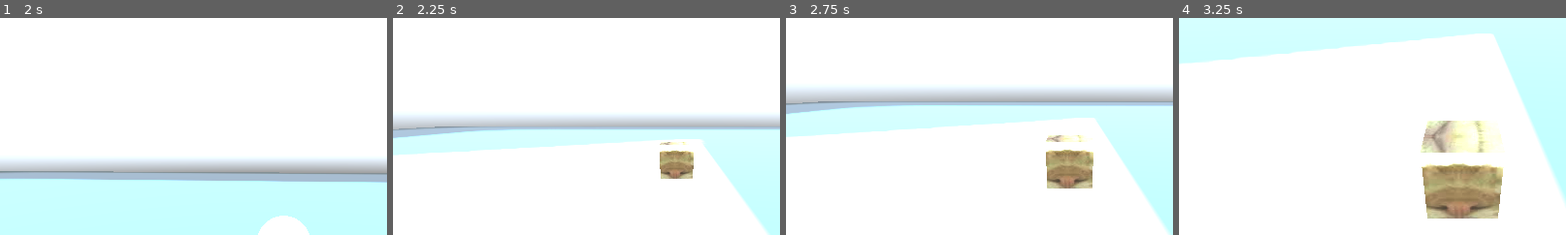
Above: before the commit, frames 1-4 (left to right).
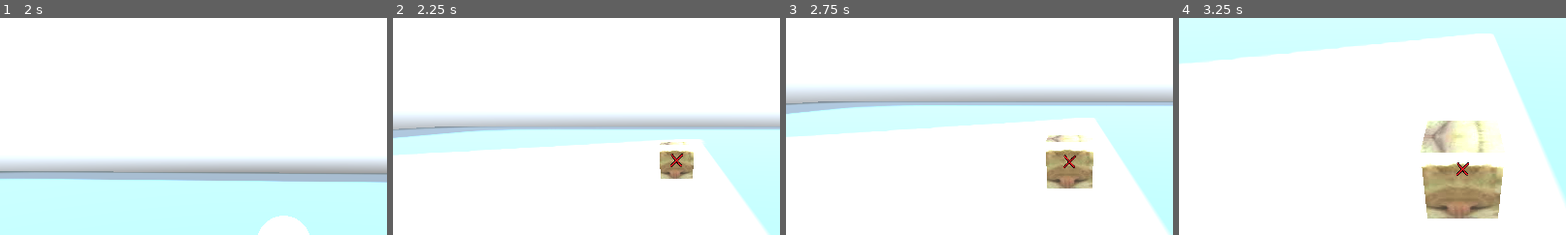
Above: after the commit, the same moments.

Repository: tabyrocket/rat-souls
Game: Godot game, scene res://scenes/test_scene.tscn
Two runs of this game, one before a commit and one after it. Both use one fixed random seed, a clock stepped at 60 frames per second and the inputs below. The engine's default icon, where the game draws it, is replaced by a stand-in: a white triangle on a blue panel in a dark square. A sky picture missing from this copy of the repository is replaced by a grey-blue gradient.
Inputs (mouse positions are % of the whole screen's width and height, from its top left):
- Up to frame 1 (2 s): move the mouse to (55, 50) at 0.52 s; hold W (move_forward) from 0.53 s (still down); click (55, 50) at 0.6 s; move the mouse to (45, 50) at 1.27 s; tap Space (dodge) at 1.35 s
- Up to frame 2 (2.25 s): keep holding W (move_forward); move the mouse to (52, 48) at 2.02 s; tap Q (lock_on) at 2.1 s
- Up to frame 3 (2.75 s): keep holding W (move_forward)
- Up to frame 4 (3.25 s): keep holding W (move_forward); move the mouse to (49, 52) at 2.77 s; click (49, 52) at 2.85 s
The pictures show only the part of the screen within x 13-63%, y 0-50%; the shares and areas given below are measured in that part.

Frame 1 is identical in both runs. In frame 2, 0.1% of the frame differs, in the area x 71-75%, y 62-69%; in frame 3, less than 0.1%; in frame 4, 0.1%.

Commit message:
Target indicator for lock-on

Diff:
--- a/rat-souls/characters/player/player.gd
+++ b/rat-souls/characters/player/player.gd
@@ -138,6 +138,16 @@
 	return is_locked_on and is_instance_valid(lock_target)
 
 
+func has_lock_target() -> bool:
+	return _has_lock_target()
+
+
+func get_lock_target() -> Node3D:
+	if _has_lock_target():
+		return lock_target
+	return null
+
+
 func find_lock_target() -> Node3D:
 	var enemies: Array = get_tree().get_nodes_in_group("enemy")
 
--- a/rat-souls/scenes/test_scene.tscn
+++ b/rat-souls/scenes/test_scene.tscn
@@ -5,6 +5,7 @@
 [ext_resource type="Texture2D" uid="uid://dk7pyoxf07ucc" path="res://icon.svg" id="2_nd71p"]
 [ext_resource type="AudioStream" uid="uid://coynmlws2v3om" path="res://assets/sound/bgm/challenge_music.mp3" id="4_7ddre"]
 [ext_resource type="PackedScene" uid="uid://dn2gm5k3ab7b1" path="res://characters/enemies/cat_enemy.tscn" id="5_qjeyg"]
+[ext_resource type="PackedScene" uid="uid://jnkio4dvpi3" path="res://ui/ui.tscn" id="6_3qnke"]
 
 [sub_resource type="StandardMaterial3D" id="StandardMaterial3D_7ddre"]
 albedo_texture = ExtResource("2_nd71p")
@@ -47,3 +48,5 @@
 
 [node name="CatEnemy" parent="." unique_id=1927594226 instance=ExtResource("5_qjeyg")]
 transform = Transform3D(2, 0, 0, 0, 2, 0, 0, 0, 2, -0.07328606, 1.1250005, 12.388373)
+
+[node name="UI" parent="." unique_id=855579192 instance=ExtResource("6_3qnke")]
--- /dev/null
+++ b/rat-souls/ui/ui.gd
@@ -0,0 +1,34 @@
+extends CanvasLayer
+
+@onready var target_indicator: TextureRect = $target_indicator
+
+var player: Node = null
+
+
+func _ready() -> void:
+	player = get_tree().get_first_node_in_group("player")
+	target_indicator.hide()
+
+
+func _process(_delta: float) -> void:
+	if player == null or not is_instance_valid(player):
+		target_indicator.hide()
+		return
+
+	if not player.has_method("get_lock_target"):
+		target_indicator.hide()
+		return
+
+	var locked_enemy: Node3D = player.get_lock_target()
+	if locked_enemy == null or not is_instance_valid(locked_enemy):
+		target_indicator.hide()
+		return
+
+	var camera: Camera3D = get_viewport().get_camera_3d()
+	if camera == null or camera.is_position_behind(locked_enemy.global_position):
+		target_indicator.hide()
+		return
+
+	var screen_pos: Vector2 = camera.unproject_position(locked_enemy.global_position)
+	target_indicator.global_position = screen_pos - (target_indicator.size * 0.5)
+	target_indicator.show()
--- /dev/null
+++ b/rat-souls/ui/ui.tscn
@@ -0,0 +1,13 @@
+[gd_scene format=3 uid="uid://jnkio4dvpi3"]
+
+[ext_resource type="Script" uid="uid://bbukh0pkuh5gf" path="res://ui/ui.gd" id="1_ks8t7"]
+[ext_resource type="Texture2D" uid="uid://h5pjijcmj8xc" path="res://assets/x.png" id="1_nb4k0"]
+
+[node name="UI" type="CanvasLayer" unique_id=855579192]
+script = ExtResource("1_ks8t7")
+
+[node name="target_indicator" type="TextureRect" parent="." unique_id=694350376]
+offset_right = 27.0
+offset_bottom = 27.0
+texture = ExtResource("1_nb4k0")
+expand_mode = 1
Binary file added: rat-souls/assets/x.png
Not shown, added: rat-souls/assets/x.png.import
Not shown, added: rat-souls/ui/ui.gd.uid
